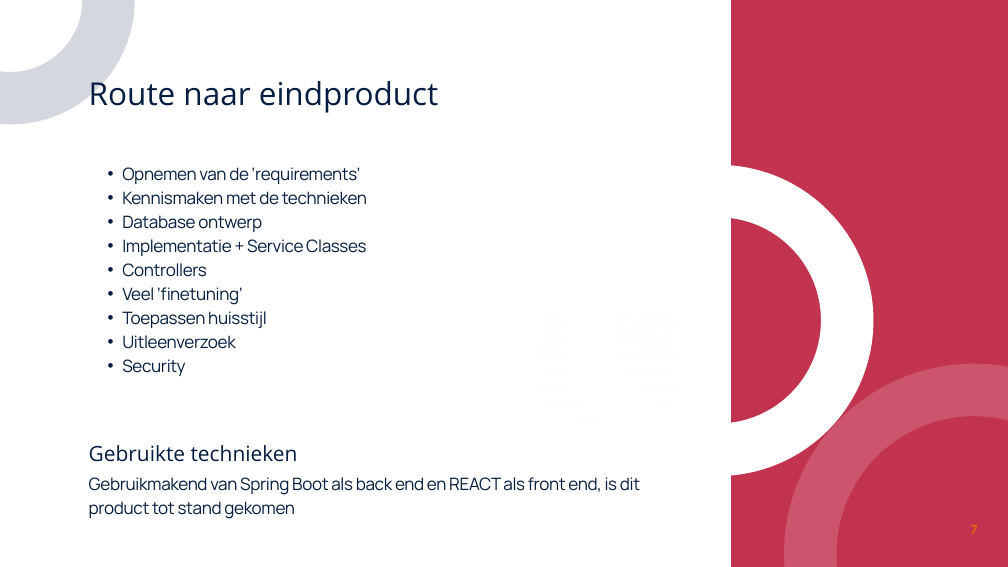
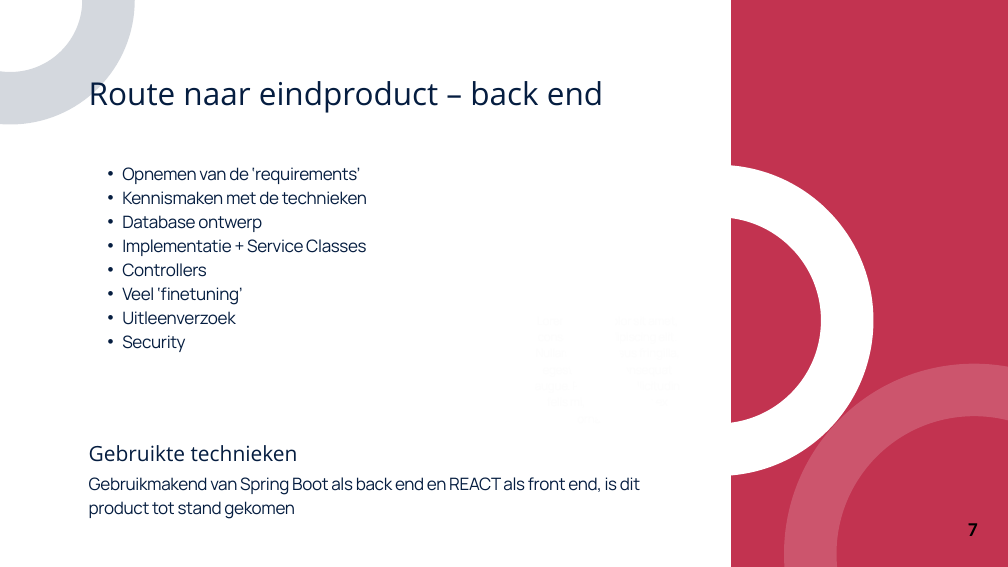
Before and after one commit to MarkStreek/QuintorCatalogBackEnd, a slide deck: slide 7 of docs/presentatie.pptx. Drawn at 1008x567 pixels with LibreOffice and Linux fonts; fonts in the diff are those of the drawing. Boxes give left, top, right and bottom in pixels: in the first picture for what was removed or moved away, otherwise in the second. Text is boxed around its words. In the diff, an @@ line names an element or a change of style, - is before the commit and + after.

```diff
--- a/docs/presentatie.pptx
+++ b/docs/presentatie.pptx
@@ text at (x1=89, y1=76, x2=603, y2=113): text changed @@
-Route naar eindproduct
+Route naar eindproduct – back end
@@ text at (x1=122, y1=311, x2=267, y2=328): paragraph removed @@
-  • Toepassen huisstijl
@@ page number at (x1=968, y1=523, x2=978, y2=536): size 20 to 28 pt, text colour #E46C0A to #000000 @@
```
Also in this commit, not shown: 6 other slides changed, 6 other files.
